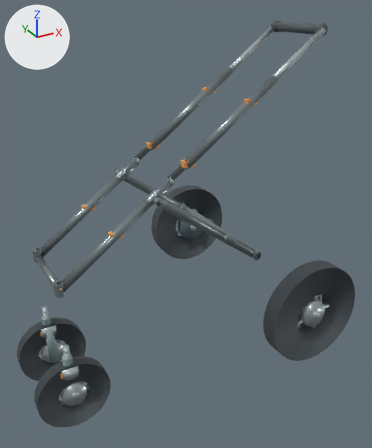
Two versions of the glTF model models/no_cabin/w380_state4_wheel_L.glb, one commit apart.
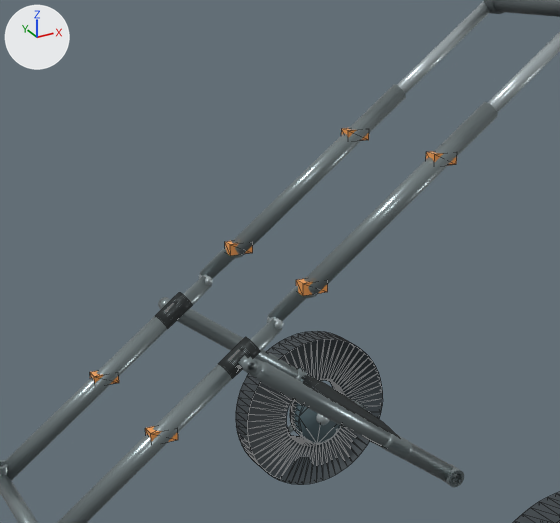
There are two pictures of each version: one whole from a 50 mm camera at (-0.252, -1.573, 1.102) aimed at (0.588, -0.045, 0.338), one close up on the part from 10% to 83% of the width and 6% to 62% of the height. The axes (+X, +Y, +Z) are drawn at upper left. The lights are the same throughout. The first two pictures are the older version. The close-ups show mesh edges as thin lines. Where no turn or scale is listed for an object, it has been applied to the vertices.

In view in the first close-up: 'RL_tire.001', 'RR_brake_backplate.001', 'RR_tire.001', 'V46_rear_leg_-1.003', 'V46_rear_leg_1.003', 'handle_slider_-1.001', 'handle_slider_1.001', 'main_lower_-1.003', 'main_lower_1.003', 'main_upper_-1.003', 'main_upper_1.003', 'round_handle.001' and 25 more.
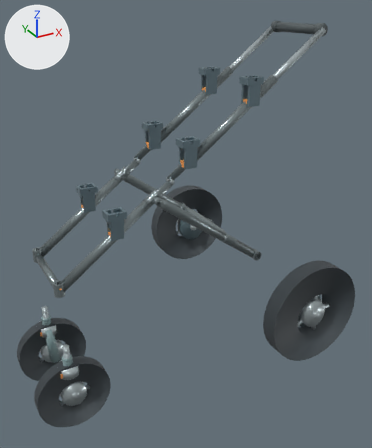
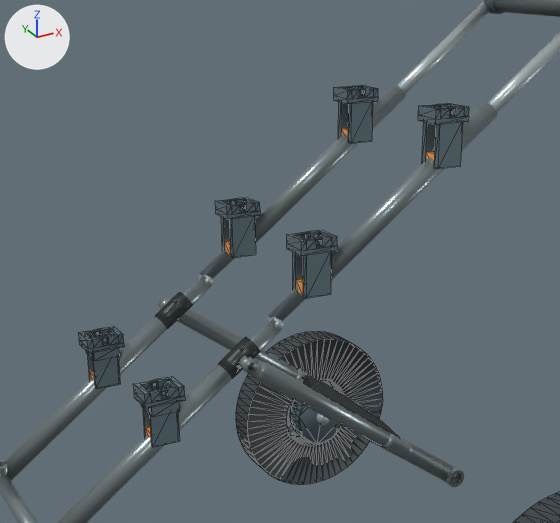
Where the change shows, as pixel boxes (x1, y1, x2, y2) in the close-ups (560 x 523 px):
'Universal_Cabin_Receiver_M_-1', added: after (287, 230, 337, 298)
'Universal_Cabin_Receiver_H_-1', added: after (418, 103, 469, 169)
'Universal_Cabin_Receiver_L_-1', added: after (134, 376, 185, 447)
'Universal_Cabin_Receiver_M_1', added: after (215, 197, 260, 258)
'Universal_Cabin_Receiver_H_1', added: after (334, 85, 378, 143)
'Universal_Cabin_Receiver_L_1', added: after (79, 326, 124, 389)

Edits to the bpy script that builds the scene:
```text
Add mat_universal_cabin_receiver:
    mat_universal_cabin_receiver = principled_material('Universal Cabin Receiver')
    mat_universal_cabin_receiver.base_color = (0.18, 0.26, 0.3)  # greyish blue #768b95
    mat_universal_cabin_receiver.metallic = 0.58
    mat_universal_cabin_receiver.roughness = 0.42
Add me_universal_cabin_receiver_m__1:
    me_universal_cabin_receiver_m__1.from_pydata(...)  # 76 vertices, 156 faces; spans x 0.5147..0.5787, y -0.159..-0.111, z 0.589..0.682
    me_universal_cabin_receiver_m__1.materials.append(mat_universal_cabin_receiver)  # greyish blue #768b95
Add me_universal_cabin_receiver_l__1:
    me_universal_cabin_receiver_l__1.from_pydata(...)  # 84 vertices, 168 faces; spans x 0.248..0.312, y -0.159..-0.111, z 0.389..0.482
    me_universal_cabin_receiver_l__1.materials.append(mat_universal_cabin_receiver)  # greyish blue #768b95
Add me_universal_cabin_receiver_h__1:
    me_universal_cabin_receiver_h__1.from_pydata(...)  # 76 vertices, 156 faces; spans x 0.7547..0.8187, y -0.159..-0.111, z 0.769..0.862
    me_universal_cabin_receiver_h__1.materials.append(mat_universal_cabin_receiver)  # greyish blue #768b95
Add me_universal_cabin_receiver_m_1:
    me_universal_cabin_receiver_m_1.from_pydata(...)  # 76 vertices, 156 faces; spans x 0.5147..0.5787, y 0.111..0.159, z 0.589..0.682
    me_universal_cabin_receiver_m_1.materials.append(mat_universal_cabin_receiver)  # greyish blue #768b95
Add me_universal_cabin_receiver_l_1:
    me_universal_cabin_receiver_l_1.from_pydata(...)  # 84 vertices, 168 faces; spans x 0.248..0.312, y 0.111..0.159, z 0.389..0.482
    me_universal_cabin_receiver_l_1.materials.append(mat_universal_cabin_receiver)  # greyish blue #768b95
Add me_universal_cabin_receiver_h_1:
    me_universal_cabin_receiver_h_1.from_pydata(...)  # 76 vertices, 156 faces; spans x 0.7547..0.8187, y 0.111..0.159, z 0.769..0.862
    me_universal_cabin_receiver_h_1.materials.append(mat_universal_cabin_receiver)  # greyish blue #768b95
Add ob_universal_cabin_receiver_m__1:
    ob_universal_cabin_receiver_m__1 = bpy.data.objects.new('Universal_Cabin_Receiver_M_-1', me_universal_cabin_receiver_m__1)
    ob_universal_cabin_receiver_m__1.location = (0.0, 0.0, 0.0)
Add ob_universal_cabin_receiver_l__1:
    ob_universal_cabin_receiver_l__1 = bpy.data.objects.new('Universal_Cabin_Receiver_L_-1', me_universal_cabin_receiver_l__1)
    ob_universal_cabin_receiver_l__1.location = (0.0, 0.0, 0.0)
Add ob_universal_cabin_receiver_h__1:
    ob_universal_cabin_receiver_h__1 = bpy.data.objects.new('Universal_Cabin_Receiver_H_-1', me_universal_cabin_receiver_h__1)
    ob_universal_cabin_receiver_h__1.location = (0.0, 0.0, 0.0)
Add ob_universal_cabin_receiver_m_1:
    ob_universal_cabin_receiver_m_1 = bpy.data.objects.new('Universal_Cabin_Receiver_M_1', me_universal_cabin_receiver_m_1)
    ob_universal_cabin_receiver_m_1.location = (0.0, 0.0, 0.0)
Add ob_universal_cabin_receiver_l_1:
    ob_universal_cabin_receiver_l_1 = bpy.data.objects.new('Universal_Cabin_Receiver_L_1', me_universal_cabin_receiver_l_1)
    ob_universal_cabin_receiver_l_1.location = (0.0, 0.0, 0.0)
Add ob_universal_cabin_receiver_h_1:
    ob_universal_cabin_receiver_h_1 = bpy.data.objects.new('Universal_Cabin_Receiver_H_1', me_universal_cabin_receiver_h_1)
    ob_universal_cabin_receiver_h_1.location = (0.0, 0.0, 0.0)
```
